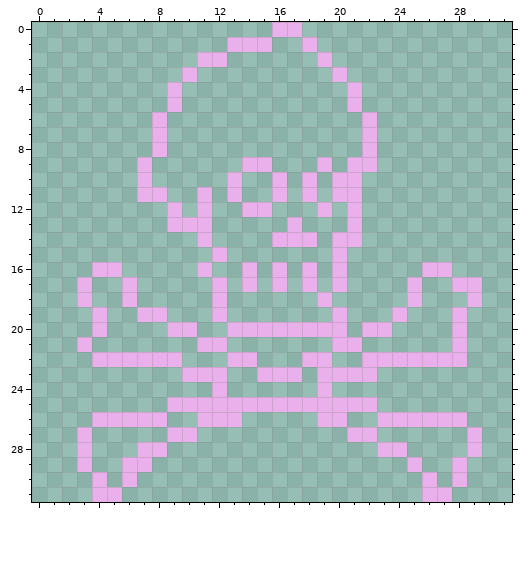
Pixel-art sprite -- ppsspp/source_assets/image/off_r.png. Above is the file before it was changed.
The file is 128x128 pixels, drawn in blocks of 4x4; one block is one cell here.
New version:
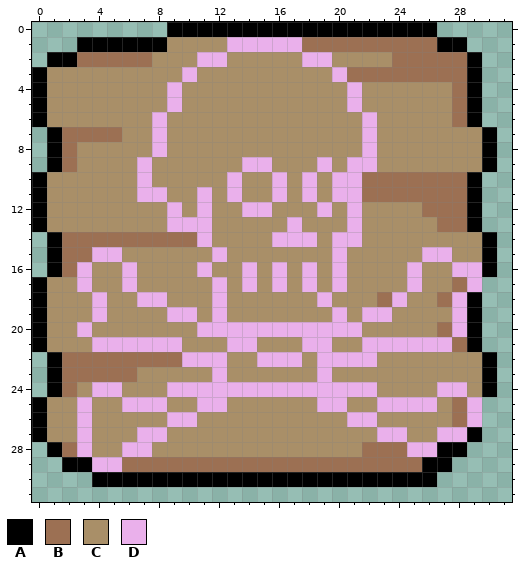
Palette (. is transparent): A #000000  B #9c7053  C #a98f68  D #eab0eb
Diff:
Changed rows in their new state; - is an unchanged pixel.
first column x 0:
 0 ---------AAAAAAAAAAAAAAAAAA----
 1 ---AAAAAACCCC---DDBBBBBBBBBAA--
 2 -AABBBBBCCC--CCCCCD-CCCCBBBBBA-
 3 ACCCCCCCCC-CCCCCCCCC-BBBBBBBBA-
 4 ACCCCCCCC-CCCCCCCCCCC-CCCCCCBA-
 5 ACCCCCCCC-CCCCCCCCCCC-CCCCCCBA-
 6 ACCCCCCC-CCCCCCCCCCCCC-CCCCCBA-
 7 -ABBBBCC-CCCCCCCCCCCCC-CCCCCCCA
 8 -ABCCCCC-CCCCCCCCCCCCC-CCCCCCCA
 9 -ABCCCC-CCCCCC--CCC-C--CCCCCCCA
10 ACCCCCC-CCCCC-CC-C-C--BBBBBBBA-
11 ACCCCCC--CC-C-CC-C-C--BBBBBBBA-
12 ACCCCCCCC-C-CC--CCC-C-CCCCBBBA-
13 ACCCCCCCC---CCCCC-CCC-CCCCCBBA-
14 -ABBBBBBBBB-CCCC---C--CCCCCCCCA
15 -ABBDDCCCCCC-CCCCCCC-CCCCCDDCCA
16 -ABDCCDCCCC-CC-C-C-C-CCCCDCCDDA
17 ACC-CC-CCCCC-C-C-C-C-CCCC-CCB--
18 ACCCDCCDDCCC-CCCCCC-CCCBDCCBDA-
19 ACCC-CCCCDDC-CCCCCCC-CDDCCCC-A-
20 ACCDCCCCCCCDD--------DCCCCCB-A-
21 ACCCDDDDDDCCCDDCCCDDCCDDDDDDBA-
22 -ABBBBBBBBDDDCCDDDC-DD-CCCCCCCA
23 -ABBBBBCCCCC-CCCCCC-CCCCCCCCCCA
24 -ABCDDCCCDDD-DDDDDD-DDDCCCCDDCA
25 ACCDCCDDDCC--CCCCCC--CCDDDDCBD-
26 ACCDCCCCCDDCCCCCCCCCCDDCCCCCBD-
27 ACC-CCCDDCCCCCCCCCCCCCCDDCCDDA-
28 -AB-CCD-CCCCCCCCCCCCCCBBBDDAA.-
29 --AADDBBBBBBBBBBBBBBBBBBBBAA.--
30 ----AAAAAAAAAAAAAAAAAAAAAAA-.--
31 ----..--------------------..---
Boxes around the changes in both pictures, in picture pixels (x1, y1, x2, y2):
changed: (32, 22, 497, 502)
